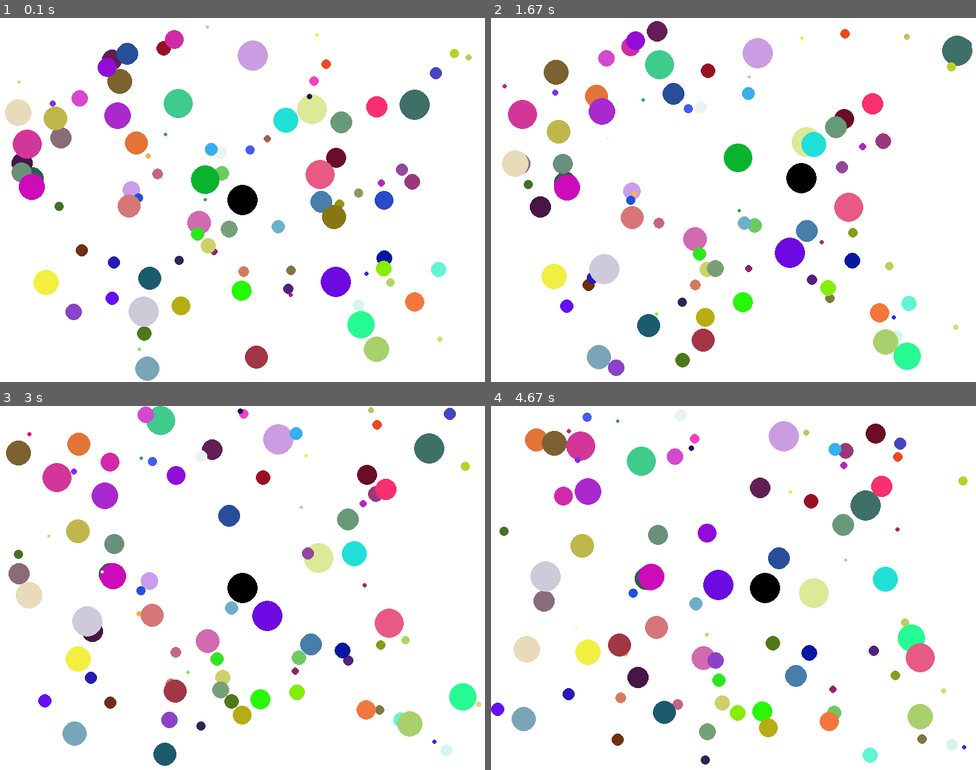
Above: before the commit, frames 1-4 (two rows, left to right).
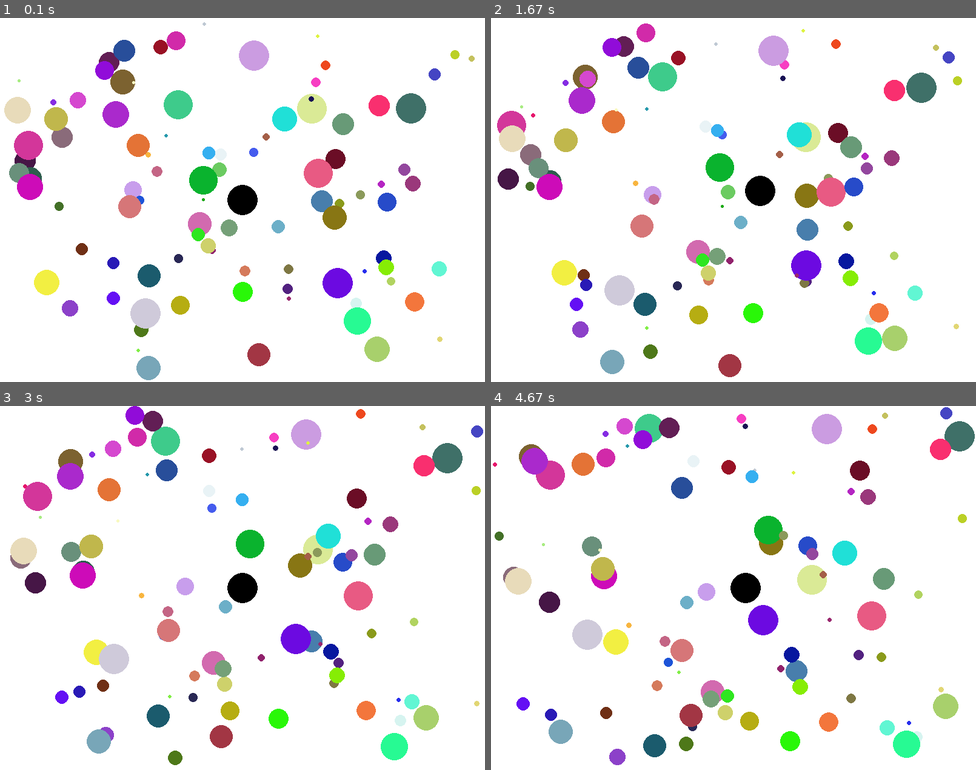
Above: after the commit, the same moments.

Repository: sps-trutnov/cviceni-1ep-sk1-pygame
Game: pygame game, started from src/minihra_zrani_micku.py
Two runs of this game, one before a commit and one after it. Both use one fixed random seed, a clock stepped at 60 frames per second and the inputs below.
Inputs:
- Up to frame 1 (0.1 s): no input
- Up to frame 2 (1.67 s): hold Right 0.33-0.8 s; hold Up 0.83-1.13 s; hold Right 1.17-1.63 s
- Up to frame 3 (3 s): hold Left 1.67-2.2 s; hold Down 2.23-2.53 s; hold Left 2.57-2.97 s
- Up to frame 4 (4.67 s): hold Up 3-3.37 s; hold Right 3.4-4.03 s; hold Down 4.07-4.43 s; hold Left from 4.47 s (still down)

The runs differ from the first frame. In frame 1, 3.2% of the frame differs, in the area x 0-98%, y 1-100%; in frame 2, 19%; in frame 3, 21%; in frame 4, 22%, in the area x 0-100%, y 0-99%.

Commit message:
Nastavitelná rychlost míčků

Diff:
--- a/src/minihra_zrani_micku.py
+++ b/src/minihra_zrani_micku.py
@@ -10,8 +10,9 @@
 
 cernobily_rezim = False
 max_velikost_micku = 50
+max_rychlost_micku = 0.5
 
-rychlost_hrace = 2
+rychlost_hrace = 0.8
 pocet_micku = 100
 
 # pomocne podprogramy
@@ -35,6 +36,15 @@
 
         micek["dx"] = random.random() * random.choice([-1, 1])
         micek["dy"] = random.random() * random.choice([-1, 1])
+
+        korekce = math.sqrt(micek["dx"] ** 2 + micek["dy"] ** 2)
+
+        if korekce > 0:
+            micek["dx"] /= korekce
+            micek["dy"] /= korekce
+
+        micek["dx"] *= max_rychlost_micku
+        micek["dy"] *= max_rychlost_micku
 
         micek["sezrany"] = False
 
